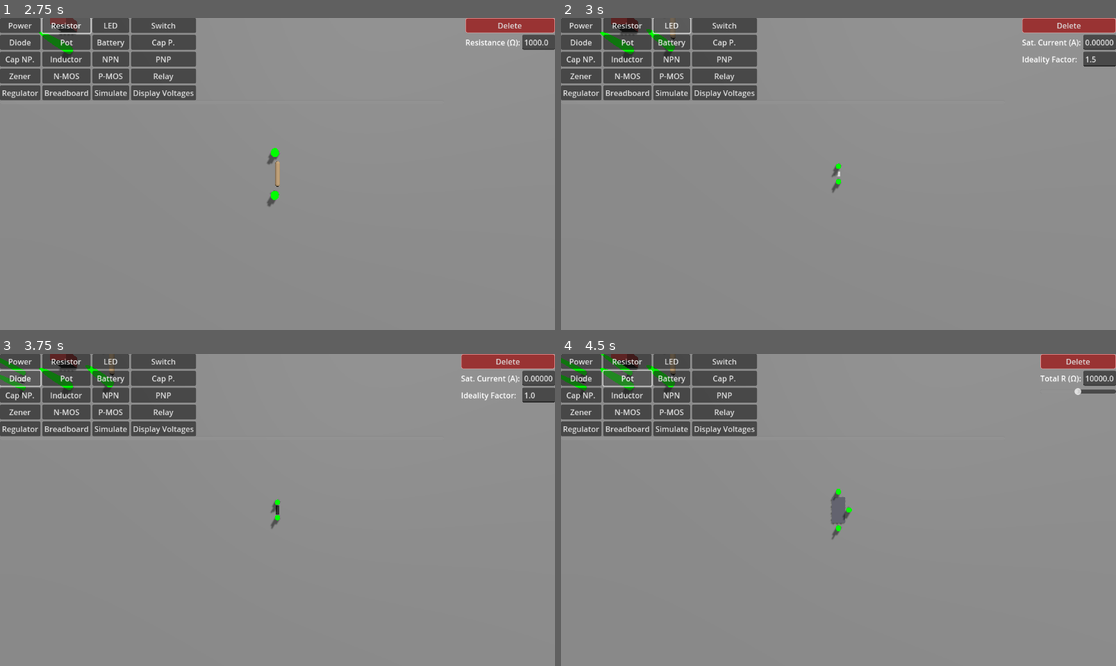
Above: before the commit, frames 1-4 (two rows, left to right).
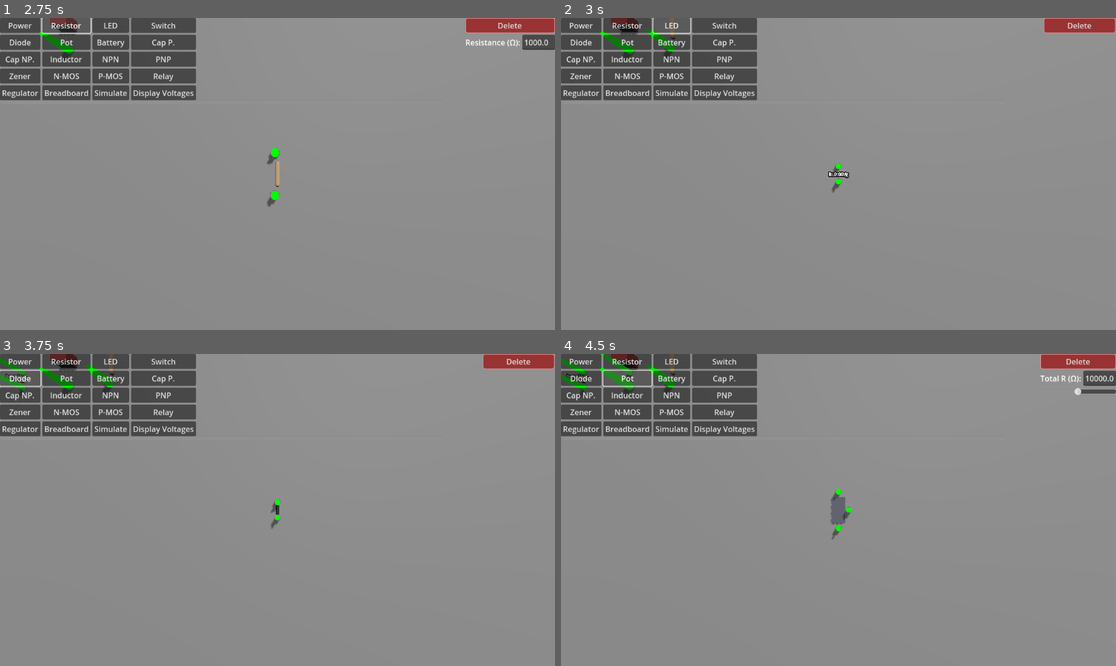
Above: after the commit, the same moments.

Repository: supastishn/mcu-sim
Game: Godot game, scene res://ui/MainMenu.tscn
Two runs of this game, one before a commit and one after it. Both use one fixed random seed, a clock stepped at 60 frames per second and the inputs below. The engine's default icon, where the game draws it, is replaced by a stand-in: a white triangle on a blue panel in a dark square.
Inputs:
- Up to frame 1 (2.75 s): click "Play" at 0.5 s; click "Power" at 1.25 s; click "Resistor" at 2 s
- Up to frame 2 (3 s): click "LED" at 2.75 s
- Up to frame 3 (3.75 s): click "Diode" at 3.5 s
- Up to frame 4 (4.5 s): click "Pot" at 4.25 s

Frame 1 is identical in both runs. In frame 2, 1.1% of the frame differs, in the area x 48-100%, y 0-52%; in frame 3, 1.1%; in frame 4, less than 0.1%.
Error after the commit: Parse Error: Identifier "x" not declared in the current scope. (res://components/LED3D.gd:170)

Commit message:
fix: enhance assert failures with detailed matrix and vector debug output

Diff:
--- a/CircuitGraph.gd
+++ b/CircuitGraph.gd
@@ -536,11 +536,18 @@
 		# Newton-Raphson: Solve A * dV = F(V)
 		var delta_x = LinearSolver.solve(A, b_error)
 
-		assert(!delta_x.is_empty(), "Linear solver failed during Newton-Raphson iteration. System size: {s}".format({"s": A.size()}))
+		if delta_x.is_empty() and not A.is_empty():
+			LinearSolver.print_matrix(A, "A on NR solve fail")
+			LinearSolver.print_vector(b_error, "b_error on NR solve fail")
+			assert(false, "Linear solver failed during Newton-Raphson iteration. System size: {s}".format({"s": A.size()}))
 
 		# Adaptive damping for stability
 		var norm = sqrt(delta_x.reduce(func(acc, val): return acc + val*val, 0.0))
-		assert(!is_nan(norm), "Solver update vector norm is NaN. delta_x: {dx}".format({"dx": delta_x}))
+		if not !is_nan(norm):
+			LinearSolver.print_matrix(A, "A on norm fail")
+			LinearSolver.print_vector(b_error, "b_error on norm fail")
+			LinearSolver.print_vector(delta_x, "delta_x on norm fail")
+			assert(false, "Solver update vector norm is NaN. delta_x: {dx}".format({"dx": delta_x}))
 		var damping_factor = clamp(0.1 * log(norm + 1) + 0.3, 0.1, 0.8)
 		var node_map = system.node_map
 		for node_id in node_map:
--- a/LinearSolver.gd
+++ b/LinearSolver.gd
@@ -10,9 +10,15 @@
 ## Solves a system of linear equations Ax = b using Gaussian elimination with partial pivoting.
 static func solve(A: Array, b: Array) -> Array:
 	var n = b.size()
-	assert(A.size() == n, "LinearSolver: Matrix A rows ({a_size}) does not match vector b size ({n_val}).".format({"a_size": A.size(), "n_val": n}))
+	if not (A.size() == n):
+		print_matrix(A, "A on solve() fail")
+		print_vector(b, "b on solve() fail")
+		assert(false, "LinearSolver: Matrix A rows ({a_size}) does not match vector b size ({n_val}).".format({"a_size": A.size(), "n_val": n}))
 	for row in A:
-		assert(row.size() == n, "LinearSolver: Matrix A is not square (row size {row_sz} vs expected {n_val}).".format({"row_sz": row.size(), "n_val": n}))
+		if not (row.size() == n):
+			print_matrix(A, "A on solve() fail")
+			print_vector(b, "b on solve() fail")
+			assert(false, "LinearSolver: Matrix A is not square (row size {row_sz} vs expected {n_val}).".format({"row_sz": row.size(), "n_val": n}))
 
 	# --- Enhanced singularity/nan detection ---
 	var matrix_norm = 0.0
@@ -37,7 +43,10 @@
 			b[pivot_row] = temp_b
 
 		# Enhanced singularity/nan detection
-		assert(!is_nan(A[i][i]) and abs(A[i][i]) >= max(1e-12, 1e-12 * matrix_norm), "LinearSolver: Matrix is singular/invalid at pivots (row {step_i}). Pivot val: {p_val}".format({"step_i": i, "p_val": A[i][i]}))
+		if not (!is_nan(A[i][i]) and abs(A[i][i]) >= max(1e-12, 1e-12 * matrix_norm)):
+			print_matrix(A, "A on pivot fail")
+			print_vector(b, "b on pivot fail")
+			assert(false, "LinearSolver: Matrix is singular/invalid at pivots (row {step_i}). Pivot val: {p_val}".format({"step_i": i, "p_val": A[i][i]}))
 
 		for k in range(i + 1, n):
 			var factor = A[k][i] / A[i][i]
@@ -50,7 +59,10 @@
 	x.resize(n)
 
 	for i in range(n - 1, -1, -1):
-		assert(!is_nan(A[i][i]) and abs(A[i][i]) >= max(1e-12, 1e-12 * matrix_norm), "LinearSolver: Matrix became singular/invalid during back substitution at row {row_i}. Pivot val: {p_val}".format({"row_i": i, "p_val": A[i][i]}))
+		if not (!is_nan(A[i][i]) and abs(A[i][i]) >= max(1e-12, 1e-12 * matrix_norm)):
+			print_matrix(A, "A on back-sub fail")
+			print_vector(b, "b on back-sub fail")
+			assert(false, "LinearSolver: Matrix became singular/invalid during back substitution at row {row_i}. Pivot val: {p_val}".format({"row_i": i, "p_val": A[i][i]}))
 
 		var sum_ax = 0.0
 		for j in range(i + 1, n):
--- a/components/Battery3D.gd
+++ b/components/Battery3D.gd
@@ -1,6 +1,8 @@
 extends Node3D
 
 class_name Battery3D
+
+const LinearSolver = preload("res://LinearSolver.gd")
 
 
 ## Emitted when a key property (like number of cells) changes.
@@ -131,9 +133,10 @@
 	var neg_idx = node_map.get(neg_node_lookup_id, -1)
 
 	var battery_instance_id = self.get_instance_id()
-	assert(vs_map.has(battery_instance_id), "Battery {id} not found in vs_map. Map: {map}".format({
-		"id": battery_instance_id, "map": vs_map
-	}))
+	if not vs_map.has(battery_instance_id):
+		LinearSolver.print_matrix(A, "A on battery stamp fail")
+		LinearSolver.print_vector(b, "b on battery stamp fail")
+		assert(false, "Battery {id} not found in vs_map. Map: {map}".format({ "id": battery_instance_id, "map": vs_map }))
 	var battery_current_matrix_idx = vs_map[battery_instance_id]
 
 	var V_target_val = comp_data.properties["target_voltage"]
@@ -158,17 +161,17 @@
 	var comp_node = comp_data.component_node
 	var comp_id = comp_node.get_instance_id()
 
-	assert(vs_map.has(comp_id), "Battery {id} not found in vs_map. Map: {map}".format({
-		"id": comp_id, "map": vs_map
-	}))
+	if not vs_map.has(comp_id):
+		LinearSolver.print_vector(x, "x on battery results fail")
+		assert(false, "Battery {id} not found in vs_map. Map: {map}".format({ "id": comp_id, "map": vs_map }))
 	var matrix_idx_curr_final = vs_map[comp_id]
-	assert(matrix_idx_curr_final < x.size(), "Battery {id}: current index ({idx}) out of bounds in solution vector (size {sz}).".format({
-		"id": comp_id, "idx": matrix_idx_curr_final, "sz": x.size()
-	}))
+	if not (matrix_idx_curr_final < x.size()):
+		LinearSolver.print_vector(x, "x on battery results fail")
+		assert(false, "Battery {id}: current index ({idx}) out of bounds in solution vector (size {sz}).".format({ "id": comp_id, "idx": matrix_idx_curr_final, "sz": x.size() }))
 	var solved_current_mna = x[matrix_idx_curr_final]
-	assert(!is_nan(solved_current_mna), "Battery {id}: solved current is NaN at index {idx}.".format({
-		"id": comp_id, "idx": matrix_idx_curr_final
-	}))
+	if not !is_nan(solved_current_mna):
+		LinearSolver.print_vector(x, "x on battery results fail")
+		assert(false, "Battery {id}: solved current is NaN at index {idx}.".format({ "id": comp_id, "idx": matrix_idx_curr_final }))
 	circuit.component_results[comp_id]["current"] = -solved_current_mna
 
 	var term_p_fv = comp_data.terminals["POS"]
--- a/components/Diode3D.gd
+++ b/components/Diode3D.gd
@@ -1,6 +1,8 @@
 extends Node3D
 
 class_name Diode3D
+
+const LinearSolver = preload("res://LinearSolver.gd")
 
 
 ## The saturation current of the diode.
@@ -66,12 +68,14 @@
 	var V_thermal = THERMAL_VOLTAGE
 
 	var current = NAN
-	assert(!is_nan(Va) and !is_nan(Vk), "Diode {d}: Terminal voltage is NaN. Va={va}, Vk={vk}".format({
-		"d": name, "va": Va, "vk": Vk
-	}))
+	if not (!is_nan(Va) and !is_nan(Vk)):
+		LinearSolver.print_vector(x, "x on diode results fail")
+		assert(false, "Diode {d}: Terminal voltage is NaN. Va={va}, Vk={vk}".format({ "d": name, "va": Va, "vk": Vk }))
 	var Vd = Va - Vk
 	current = saturation_current * (exp(Vd / (ideality_factor * THERMAL_VOLTAGE)) - 1.0)
-	assert(!is_nan(current), "Diode {d}: Current is NaN. Vd={vd}".format({"d": name, "vd": Vd}))
+	if not !is_nan(current):
+		LinearSolver.print_vector(x, "x on diode results fail")
+		assert(false, "Diode {d}: Current is NaN. Vd={vd}".format({"d": name, "vd": Vd}))
 	comp_data.properties["_internal_voltage"] = Vd
 
 	circuit.component_results[comp_id]["current"] = current
@@ -121,7 +125,10 @@
 	var Vd_limited = min(Vd, Vcrit)
 
 	var current = saturation_current * (exp(Vd_limited / n_vt) - 1.0)
-	assert(!is_nan(current), "Diode {d}: Current is NaN. Vd_limited={vdl}".format({"d": name, "vdl": Vd_limited}))
+	if not !is_nan(current):
+		LinearSolver.print_matrix(system.A, "A on diode kcl fail")
+		LinearSolver.print_vector(F_v, "F_v on diode kcl fail")
+		assert(false, "Diode {d}: Current is NaN. Vd_limited={vdl}".format({"d": name, "vdl": Vd_limited}))
 
 	var ia = system.node_map.get(node_a_id, -1)
 	var ik = system.node_map.get(node_k_id, -1)
--- a/components/Inductor3D.gd
+++ b/components/Inductor3D.gd
@@ -1,6 +1,8 @@
 extends Node3D
 
 class_name Inductor3D
+
+const LinearSolver = preload("res://LinearSolver.gd")
 
 
 ## Emitted when a key property (like inductance) of the inductor changes.
@@ -119,9 +121,10 @@
 	var t2_instance_id = terminal2.get_instance_id() if is_instance_valid(terminal2) else -1
 
 	var self_instance_id = self.get_instance_id()
-	assert(inductor_map.has(self_instance_id), "Inductor {id} not found in inductor_map. Map: {map}".format({
-		"id": self_instance_id, "map": inductor_map
-	}))
+	if not inductor_map.has(self_instance_id):
+		LinearSolver.print_matrix(A, "A on inductor stamp fail")
+		LinearSolver.print_vector(b, "b on inductor stamp fail")
+		assert(false, "Inductor {id} not found in inductor_map. Map: {map}".format({ "id": self_instance_id, "map": inductor_map }))
 	var idx_I_L_val = inductor_map[self_instance_id]
 
 	# Inductor equation: V1 - V2 - L * d(I_L)/dt = 0
@@ -157,15 +160,17 @@
 	var comp_id = comp_node.get_instance_id()
 	var solved_current_L : float = NAN # holds I_L for later reuse
 
-	assert(inductor_map.has(comp_id), "Inductor {id} not found in inductor_map. Map: {map}".format({"id": comp_id, "map": inductor_map}))
+	if not inductor_map.has(comp_id):
+		LinearSolver.print_vector(x, "x on inductor results fail")
+		assert(false, "Inductor {id} not found in inductor_map. Map: {map}".format({"id": comp_id, "map": inductor_map}))
 	var matrix_idx_curr_L_final = inductor_map[comp_id]
-	assert(matrix_idx_curr_L_final < x.size(), "Inductor {id}: current index ({idx}) out of bounds in solution vector (size {sz}).".format({
-		"id": comp_id, "idx": matrix_idx_curr_L_final, "sz": x.size()
-	}))
+	if not (matrix_idx_curr_L_final < x.size()):
+		LinearSolver.print_vector(x, "x on inductor results fail")
+		assert(false, "Inductor {id}: current index ({idx}) out of bounds in solution vector (size {sz}).".format({ "id": comp_id, "idx": matrix_idx_curr_L_final, "sz": x.size() }))
 	solved_current_L = x[matrix_idx_curr_L_final]
-	assert(!is_nan(solved_current_L), "Inductor {id}: solved current is NaN at index {idx}.".format({
-		"id": comp_id, "idx": matrix_idx_curr_L_final
-	}))
+	if not !is_nan(solved_current_L):
+		LinearSolver.print_vector(x, "x on inductor results fail")
+		assert(false, "Inductor {id}: solved current is NaN at index {idx}.".format({ "id": comp_id, "idx": matrix_idx_curr_L_final }))
 	circuit.component_results[comp_id]["current"] = solved_current_L
 
 	var term_1_L = comp_data.terminals["T1"]
--- a/components/LED3D.gd
+++ b/components/LED3D.gd
@@ -1,6 +1,8 @@
 extends Node3D
 
 class_name LED3D
+
+const LinearSolver = preload("res://LinearSolver.gd")
 
 
 ## The saturation current of the diode model.
@@ -164,7 +166,9 @@
 		current = 0.0
 	elif not is_nan(Va) and not is_nan(Vk):
 		var Vd = Va - Vk
-		assert(!is_nan(Vd), "LED {led}: Vd is NaN. Va={va}, Vk={vk}".format({"led": name, "va": Va, "vk": Vk}))
+		if not !is_nan(Vd):
+			LinearSolver.print_vector(x, "x on LED results fail")
+			assert(false, "LED {led}: Vd is NaN. Va={va}, Vk={vk}".format({"led": name, "va": Va, "vk": Vk}))
 		comp_data.properties["_internal_voltage"] = Vd
 
 		# Check for reverse breakdown
@@ -232,7 +236,10 @@
 	var Vd_limited = min(Vd, Vcrit)
 
 	var current = saturation_current * (exp(Vd_limited / n_vt) - 1.0)
-	assert(!is_nan(current), "LED {led}: Current is NaN. Vd_limited={vdl}".format({"led": name, "vdl": Vd_limited}))
+	if not !is_nan(current):
+		LinearSolver.print_matrix(system.A, "A on LED kcl fail")
+		LinearSolver.print_vector(F_v, "F_v on LED kcl fail")
+		assert(false, "LED {led}: Current is NaN. Vd_limited={vdl}".format({"led": name, "vdl": Vd_limited}))
 
 	var ia = system.node_map.get(node_a_id, -1)
 	var ik = system.node_map.get(node_k_id, -1)
--- a/components/NChannelMOSFET3D.gd
+++ b/components/NChannelMOSFET3D.gd
@@ -1,6 +1,8 @@
 extends Node3D
 
 class_name NChannelMOSFET3D
+
+const LinearSolver = preload("res://LinearSolver.gd")
 
 
 ## Emitted when a key property of the MOSFET changes.
@@ -306,9 +308,10 @@
 			Id = 0.5 * kn * pow(Vgs - vt, 2.0) * (1 + lambda * Vds)
 			region = "SATURATION"
 
-	assert(!is_nan(Id), "N-MOSFET {mos}: Id is NaN. Region={r}, Vgs={vgs}, Vds={vds}".format({
-		"mos": name, "r": region, "vgs": Vgs, "vds": Vds
-	}))
+	if not !is_nan(Id):
+		LinearSolver.print_matrix(system.A, "A on N-MOS kcl fail")
+		LinearSolver.print_vector(F_v, "F_v on N-MOS kcl fail")
+		assert(false, "N-MOSFET {mos}: Id is NaN. Region={r}, Vgs={vgs}, Vds={vds}".format({ "mos": name, "r": region, "vgs": Vgs, "vds": Vds }))
 
 	var idx_d = system.node_map.get(node_d_id, -1)
 	var idx_s = system.node_map.get(node_s_id, -1)
--- a/components/NPNBJT3D.gd
+++ b/components/NPNBJT3D.gd
@@ -1,6 +1,8 @@
 extends Node3D
 
 class_name NPNBJT3D
+
+const LinearSolver = preload("res://LinearSolver.gd")
 
 
 ## Emitted when a key property of the BJT changes.
@@ -104,9 +106,9 @@
 	var Vbe = NAN
 	var Vbc = NAN
 
-	assert(!is_nan(Vc) and !is_nan(Vb) and !is_nan(Ve), "NPNBJT {bjt}: Terminal voltage NaN in gather_sim_results. Vc={vc}, Vb={vb}, Ve={ve}".format({
-		"bjt": name, "vc": Vc, "vb": Vb, "ve": Ve
-	}))
+	if not (!is_nan(Vc) and !is_nan(Vb) and !is_nan(Ve)):
+		LinearSolver.print_vector(_x, "x on NPN results fail")
+		assert(false, "NPNBJT {bjt}: Terminal voltage NaN in gather_sim_results. Vc={vc}, Vb={vb}, Ve={ve}".format({ "bjt": name, "vc": Vc, "vb": Vb, "ve": Ve }))
 	if not is_nan(Vc) and not is_nan(Vb) and not is_nan(Ve):
 		Vbe = Vb - Ve
 		Vbc = Vb - Vc
@@ -216,9 +218,10 @@
 
 	var Ie = I_es * (exp(Vbe_limited / Vt) - 1.0) - alpha_reverse * I_cs * (exp(Vbc_limited / Vt) - 1.0)
 	var Ic = alpha_forward * I_es * (exp(Vbe_limited / Vt) - 1.0) - I_cs * (exp(Vbc_limited / Vt) - 1.0)
-	assert(!is_nan(Ie) and !is_nan(Ic), "NPNBJT {bjt}: Current is NaN. Ie={ie}, Ic={ic}, Vbe_lim={vbel}, Vbc_lim={vbcl}".format({
-		"bjt": name, "ie": Ie, "ic": Ic, "vbel": Vbe_limited, "vbcl": Vbc_limited
-	}))
+	if not (!is_nan(Ie) and !is_nan(Ic)):
+		LinearSolver.print_matrix(system.A, "A on NPN kcl fail")
+		LinearSolver.print_vector(F_v, "F_v on NPN kcl fail")
+		assert(false, "NPNBJT {bjt}: Current is NaN. Ie={ie}, Ic={ic}, Vbe_lim={vbel}, Vbc_lim={vbcl}".format({ "bjt": name, "ie": Ie, "ic": Ic, "vbel": Vbe_limited, "vbcl": Vbc_limited }))
 
 	var idx_c = system.node_map.get(node_c_id, -1)
 	var idx_b = system.node_map.get(node_b_id, -1)
--- a/components/NonPolarizedCapacitor3D.gd
+++ b/components/NonPolarizedCapacitor3D.gd
@@ -1,6 +1,8 @@
 extends Node3D
 
 class_name NonPolarizedCapacitor3D
+
+const LinearSolver = preload("res://LinearSolver.gd")
 
 
 ## Emitted when a key property (like capacitance or max voltage) of the capacitor changes.
@@ -190,14 +192,14 @@
 	var Vc_across_terminals = V1_t - V2_t if not is_nan(V1_t) and not is_nan(V2_t) else NAN
 	var Vc_ideal_t = V_internal_t - V2_t if not is_nan(V_internal_t) and not is_nan(V2_t) else NAN
 
-	assert(!is_nan(V1_t) and !is_nan(V2_t), "NonPolarizedCapacitor {c}: Terminal voltage is NaN. V1={v1}, V2={v2}".format({
-		"c": name, "v1": V1_t, "v2": V2_t
-	}))
+	if not (!is_nan(V1_t) and !is_nan(V2_t)):
+		LinearSolver.print_vector(x, "x on NP-Cap results fail")
+		assert(false, "NonPolarizedCapacitor {c}: Terminal voltage is NaN. V1={v1}, V2={v2}".format({ "c": name, "v1": V1_t, "v2": V2_t }))
 	if not is_nan(Vc_ideal_t):
 		current_np_cap = C_np_val * (Vc_ideal_t - Vc_prev_dt_np_val) / delta_time
-		assert(!is_nan(current_np_cap), "NonPolarizedCapacitor {c}: Current is NaN. Vc_ideal={vc}, Vc_prev={vp}, C={C}, dt={dt}".format({
-			"c": name, "vc": Vc_ideal_t, "vp": Vc_prev_dt_np_val, "C": C_np_val, "dt": delta_time
-		}))
+		if not !is_nan(current_np_cap):
+			LinearSolver.print_vector(x, "x on NP-Cap results fail")
+			assert(false, "NonPolarizedCapacitor {c}: Current is NaN. Vc_ideal={vc}, Vc_prev={vp}, C={C}, dt={dt}".format({ "c": name, "vc": Vc_ideal_t, "vp": Vc_prev_dt_np_val, "C": C_np_val, "dt": delta_time }))
 		comp_data.properties["voltage_across_cap_prev_dt"] = Vc_ideal_t
 
 		if abs(Vc_ideal_t) > max_V_np_cap:
--- a/components/PChannelMOSFET3D.gd
+++ b/components/PChannelMOSFET3D.gd
@@ -1,5 +1,7 @@
 extends Node3D
 class_name PChannelMOSFET3D
+
+const LinearSolver = preload("res://LinearSolver.gd")
 
 ## Emitted when a key property of the MOSFET changes.
 signal configuration_changed(component_node : Node3D)
@@ -204,9 +206,10 @@
 			Id = 0.5 * kp * pow(Vsg - vt, 2.0) * (1 + lambda * Vsd)
 			region = "SATURATION"
 
-	assert(!is_nan(Id), "P-MOSFET {mos}: Id is NaN. Region={r}, Vsg={vsg}, Vsd={vsd}".format({
-		"mos": name, "r": region, "vsg": Vsg, "vsd": Vsd
-	}))
+	if not !is_nan(Id):
+		LinearSolver.print_matrix(system.A, "A on P-MOS kcl fail")
+		LinearSolver.print_vector(F_v, "F_v on P-MOS kcl fail")
+		assert(false, "P-MOSFET {mos}: Id is NaN. Region={r}, Vsg={vsg}, Vsd={vsd}".format({ "mos": name, "r": region, "vsg": Vsg, "vsd": Vsd }))
 
 	var idx_d = system.node_map.get(node_d_id, -1)
 	var idx_s = system.node_map.get(node_s_id, -1)
@@ -230,9 +233,9 @@
 	var Vsd = -Vds
 	var Id  = NAN
 	var reg = comp_data.properties["operating_region"]
-	assert(!is_nan(Vsg) and !is_nan(Vsd), "P-MOSFET {p}: Terminal voltage is NaN. Vsg={vsg}, Vsd={vsd}".format({
-		"p": name, "vsg": Vsg, "vsd": Vsd
-	}))
+	if not (!is_nan(Vsg) and !is_nan(Vsd)):
+		LinearSolver.print_vector(_x, "x on P-MOS results fail")
+		assert(false, "P-MOSFET {p}: Terminal voltage is NaN. Vsg={vsg}, Vsd={vsd}".format({ "p": name, "vsg": Vsg, "vsd": Vsd }))
 	if not is_nan(Vsg) and not is_nan(Vsd):
 		if reg=="OFF":
 			Id = 0.0
@@ -240,9 +243,9 @@
 			Id =  transconductance_parameter * ( (Vsg - vt) * Vsd - 0.5*pow(Vsd,2) ) * (1 + lambda * Vsd)
 		else: # SATURATION
 			Id = 0.5 * transconductance_parameter * pow(Vsg - vt,2) * (1 + lambda * Vsd)
-	assert(!is_nan(Id), "P-MOSFET {p}: Id is NaN. Region={r}, Vsg={vsg}, Vsd={vsd}".format({
-		"p": name, "r": reg, "vsg": Vsg, "vsd": Vsd
-	}))
+	if not !is_nan(Id):
+		LinearSolver.print_vector(_x, "x on P-MOS results fail")
+		assert(false, "P-MOSFET {p}: Id is NaN. Region={r}, Vsg={vsg}, Vsd={vsd}".format({ "p": name, "r": reg, "vsg": Vsg, "vsd": Vsd }))
 	# ensure we always store a positive current magnitude
 	if not is_nan(Id) and Id < 0.0:
 		Id = -Id
--- a/components/PNPBJT3D.gd
+++ b/components/PNPBJT3D.gd
@@ -1,6 +1,8 @@
 extends Node3D
 
 class_name PNPBJT3D
+
+const LinearSolver = preload("res://LinearSolver.gd")
 
 
 ## Emitted when a key property of the BJT changes.
@@ -104,9 +106,9 @@
 	var Veb = NAN
 	var Vcb = NAN
 
-	assert(!is_nan(Vc) and !is_nan(Vb) and !is_nan(Ve), "PNPBJT {bjt}: Terminal voltage NaN in gather_sim_results. Vc={vc}, Vb={vb}, Ve={ve}".format({
-		"bjt": name, "vc": Vc, "vb": Vb, "ve": Ve
-	}))
+	if not (!is_nan(Vc) and !is_nan(Vb) and !is_nan(Ve)):
+		LinearSolver.print_vector(_x, "x on PNP results fail")
+		assert(false, "PNPBJT {bjt}: Terminal voltage NaN in gather_sim_results. Vc={vc}, Vb={vb}, Ve={ve}".format({ "bjt": name, "vc": Vc, "vb": Vb, "ve": Ve }))
 	if not is_nan(Vc) and not is_nan(Vb) and not is_nan(Ve):
 		Veb = Ve - Vb
 		Vcb = Vc - Vb
@@ -218,9 +220,10 @@
 	var Ie_mag = I_es * (exp(Veb_limited / Vt) - 1.0) - alpha_reverse * I_cs * (exp(Vcb_limited / Vt) - 1.0)
 	var Ic_mag = alpha_forward * I_es * (exp(Veb_limited / Vt) - 1.0) - I_cs * (exp(Vcb_limited / Vt) - 1.0)
 	var Ib_mag = Ie_mag - Ic_mag
-	assert(!is_nan(Ie_mag) and !is_nan(Ic_mag), "PNPBJT {bjt}: Current is NaN. Ie_mag={ie}, Ic_mag={ic}, Veb_lim={vel}, Vcb_lim={vcl}".format({
-		"bjt": name, "ie": Ie_mag, "ic": Ic_mag, "vel": Veb_limited, "vcl": Vcb_limited
-	}))
+	if not (!is_nan(Ie_mag) and !is_nan(Ic_mag)):
+		LinearSolver.print_matrix(system.A, "A on PNP kcl fail")
+		LinearSolver.print_vector(F_v, "F_v on PNP kcl fail")
+		assert(false, "PNPBJT {bjt}: Current is NaN. Ie_mag={ie}, Ic_mag={ic}, Veb_lim={vel}, Vcb_lim={vcl}".format({ "bjt": name, "ie": Ie_mag, "ic": Ic_mag, "vel": Veb_limited, "vcl": Vcb_limited }))
 
 	var idx_e = system.node_map.get(node_e_id, -1)
 	var idx_b = system.node_map.get(node_b_id, -1)
--- a/components/PolarizedCapacitor3D.gd
+++ b/components/PolarizedCapacitor3D.gd
@@ -1,6 +1,8 @@
 extends Node3D
 
 class_name PolarizedCapacitor3D
+
+const LinearSolver = preload("res://LinearSolver.gd")
 
 
 ## Emitted when a key property (like capacitance or max voltage) of the capacitor changes.
@@ -205,9 +207,9 @@
 	if comp_data.get("is_exploded", false):
 		current_cap = 0.0
 	elif not is_nan(V1_t) and not is_nan(V2_t) and not is_nan(V_internal_t):
-		assert(!is_nan(Vc_ideal_t), "PolarizedCapacitor {c}: Vc_ideal_t is NaN. V_int={vi}, V2={v2}".format({
-			"c": name, "vi": V_internal_t, "v2": V2_t
-		}))
+		if not !is_nan(Vc_ideal_t):
+			LinearSolver.print_vector(x, "x on P-Cap results fail")
+			assert(false, "PolarizedCapacitor {c}: Vc_ideal_t is NaN. V_int={vi}, V2={v2}".format({ "c": name, "vi": V_internal_t, "v2": V2_t }))
 
 		var reverse_polarity_tolerance = -0.1
 		# Explosion check should be on the voltage across the ideal capacitor part.
--- a/components/Potentiometer3D.gd
+++ b/components/Potentiometer3D.gd
@@ -1,6 +1,8 @@
 extends Node3D
 
 class_name Potentiometer3D
+
+const LinearSolver = preload("res://LinearSolver.gd")
 
 
 ## Emitted when the wiper position changes, usually via the UI slider.
@@ -155,23 +157,23 @@
 	var V1 = circuit.electrical_nodes.get(node1_id, {}).get("voltage", NAN)
 	var V2 = circuit.electrical_nodes.get(node2_id, {}).get("voltage", NAN)
 	var VW = circuit.electrical_nodes.get(nodeW_id, {}).get("voltage", NAN)
-	assert(!is_nan(V1) and !is_nan(V2) and !is_nan(VW), "Potentiometer {p}: Terminal voltage is NaN. V1={v1}, V2={v2}, VW={vw}".format({
-		"p": name, "v1": V1, "v2": V2, "vw": VW
-	}))
+	if not (!is_nan(V1) and !is_nan(V2) and !is_nan(VW)):
+		LinearSolver.print_vector(_x, "x on Potentiometer results fail")
+		assert(false, "Potentiometer {p}: Terminal voltage is NaN. V1={v1}, V2={v2}, VW={vw}".format({ "p": name, "v1": V1, "v2": V2, "vw": VW }))
 
 	var current1W = NAN
 	if not is_nan(V1) and not is_nan(VW):
 		current1W = (V1 - VW) / R1_val if R1_val > 1e-12 else (V1 - VW) * 1e12
-		assert(!is_nan(current1W), "Potentiometer {p}: current1W is NaN. V1={v1}, VW={vw}, R1={r1}".format({
-			"p": name, "v1": V1, "vw": VW, "r1": R1_val
-		}))
+		if not !is_nan(current1W):
+			LinearSolver.print_vector(_x, "x on Potentiometer results fail")
+			assert(false, "Potentiometer {p}: current1W is NaN. V1={v1}, VW={vw}, R1={r1}".format({ "p": name, "v1": V1, "vw": VW, "r1": R1_val }))
 
 	var currentW2 = NAN
 	if not is_nan(VW) and not is_nan(V2):
 		currentW2 = (VW - V2) / R2_val if R2_val > 1e-12 else (VW - V2) * 1e12
-		assert(!is_nan(currentW2), "Potentiometer {p}: currentW2 is NaN. VW={vw}, V2={v2}, R2={r2}".format({
-			"p": name, "vw": VW, "v2": V2, "r2": R2_val
-		}))
+		if not !is_nan(currentW2):
+			LinearSolver.print_vector(_x, "x on Potentiometer results fail")
+			assert(false, "Potentiometer {p}: currentW2 is NaN. VW={vw}, V2={v2}, R2={r2}".format({ "p": name, "vw": VW, "v2": V2, "r2": R2_val }))
 
 	circuit.component_results[comp_id]["current_T1_W"] = current1W
 	circuit.component_results[comp_id]["current_W_T2"] = currentW2
--- a/components/ZenerDiode3D.gd
+++ b/components/ZenerDiode3D.gd
@@ -1,6 +1,8 @@
 extends Node3D
 
 class_name ZenerDiode3D
+
+const LinearSolver = preload("res://LinearSolver.gd")
 
 
 ## Emitted when a key property (like forward or zener voltage) of the diode changes.
@@ -105,9 +107,9 @@
 	var current = NAN
 	var state = "OFF"
 
-	assert(!is_nan(Va) and !is_nan(Vk), "Zener {z}: Terminal voltage NaN in gather_sim_results. Va={va}, Vk={vk}".format({
-		"z": name, "va": Va, "vk": Vk
-	}))
+	if not (!is_nan(Va) and !is_nan(Vk)):
+		LinearSolver.print_vector(_x, "x on zener results fail")
+		assert(false, "Zener {z}: Terminal voltage NaN in gather_sim_results. Va={va}, Vk={vk}".format({ "z": name, "va": Va, "vk": Vk }))
 	if not is_nan(Va) and not is_nan(Vk):
 		var Vd = Va - Vk
 		comp_data.properties["_internal_voltage"] = Vd
@@ -194,9 +196,10 @@
 	var I_fwd = Is * (exp(Vd_limited_fwd / n_vt) - 1.0)
 	var I_rev = Is * (exp(Vrev_limited / V_thermal) - 1.0)
 	var current = I_fwd - I_rev
-	assert(!is_nan(current), "Zener {z}: Current is NaN. I_fwd={ifwd}, I_rev={irev}, Vd_lim={vdlim}, Vrev_lim={vrevlim}".format({
-		"z": name, "ifwd": I_fwd, "irev": I_rev, "vdlim": Vd_limited_fwd, "vrevlim": Vrev_limited
-	}))
+	if not !is_nan(current):
+		LinearSolver.print_matrix(system.A, "A on zener kcl fail")
+		LinearSolver.print_vector(F_v, "F_v on zener kcl fail")
+		assert(false, "Zener {z}: Current is NaN. I_fwd={ifwd}, I_rev={irev}, Vd_lim={vdlim}, Vrev_lim={vrevlim}".format({ "z": name, "ifwd": I_fwd, "irev": I_rev, "vdlim": Vd_limited_fwd, "vrevlim": Vrev_limited }))
 
 	var ia = system.node_map.get(node_a_id, -1)
 	var ik = system.node_map.get(node_k_id, -1)
